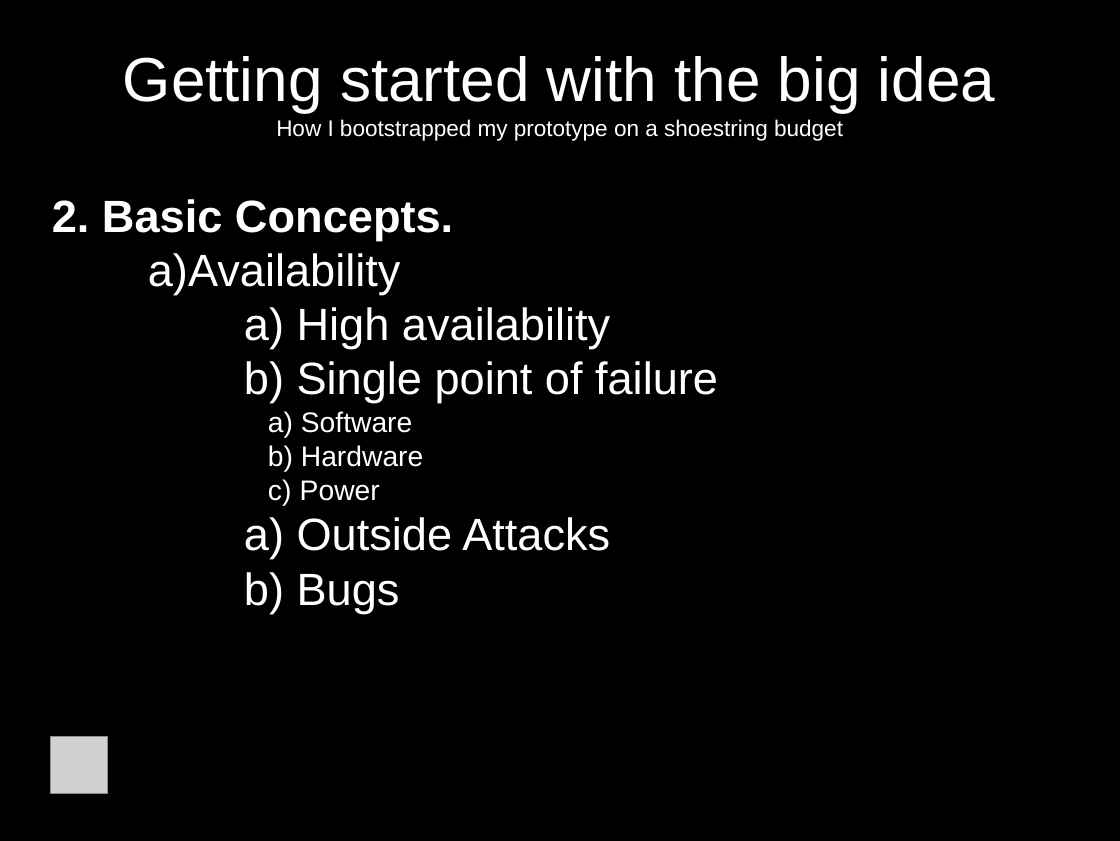
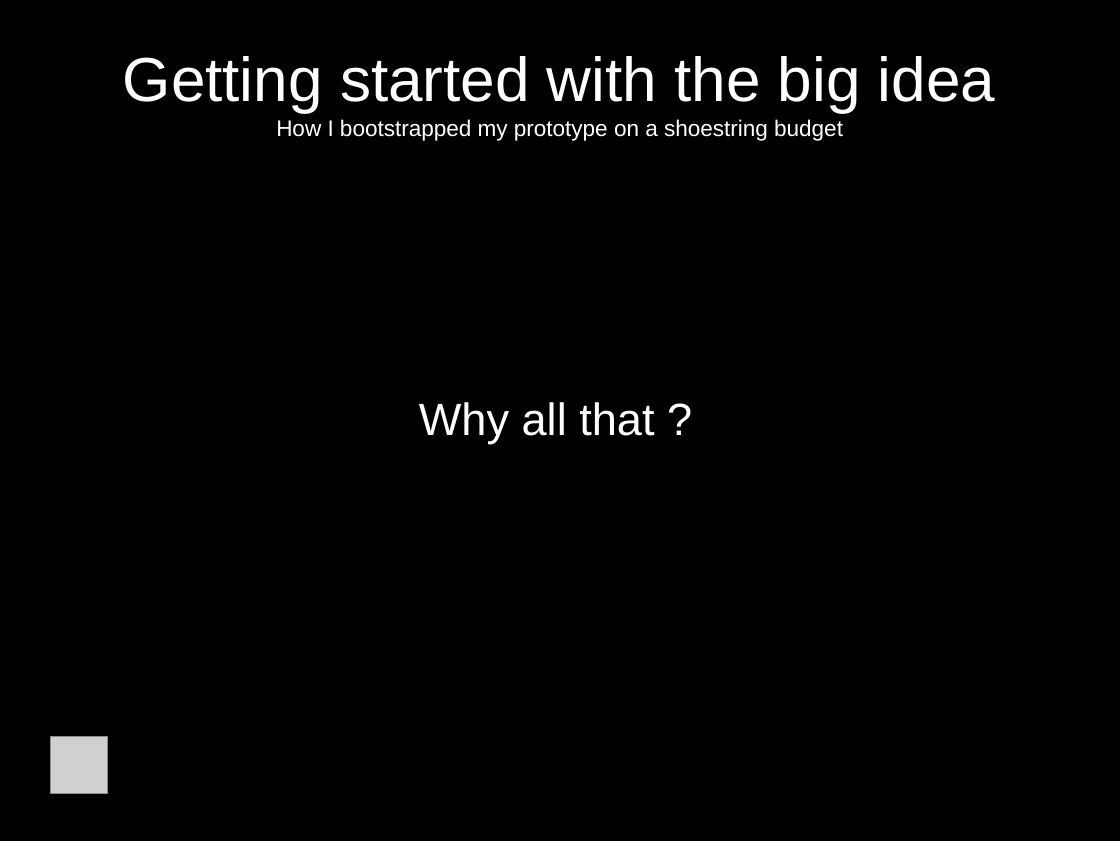
Before and after one commit to jcda/django-mvp-install-script, a slide deck: slide 14 of MVP-presentation-BD-Meetup.odp (slide 11 before the commit). Drawn at 1120x841 pixels with LibreOffice and Linux fonts; fonts in the diff are those of the drawing; grey boxes stand for pictures. Boxes give left, top, right and bottom in pixels: in the first picture for what was removed or moved away, otherwise in the second. Text is boxed around its words. In the diff, an @@ line names an element or a change of style, - is before the commit and + after.

```diff
--- a/MVP-presentation-BD-Meetup.odp
+++ b/MVP-presentation-BD-Meetup.odp
@@ subtitle at bbox=[419, 402, 654, 444]: text changed @@
-2. Basic Concepts.
-        a) Availability
-                a) High availability
-                b) Single point of failure
-                c) Software
-                d) Hardware
-                e) Power
-                f) Outside Attacks
-                g) Bugs
+Why all that ?
```
Also in this commit, not shown: 11 other slides changed, 3 slides added, 2 other files.
